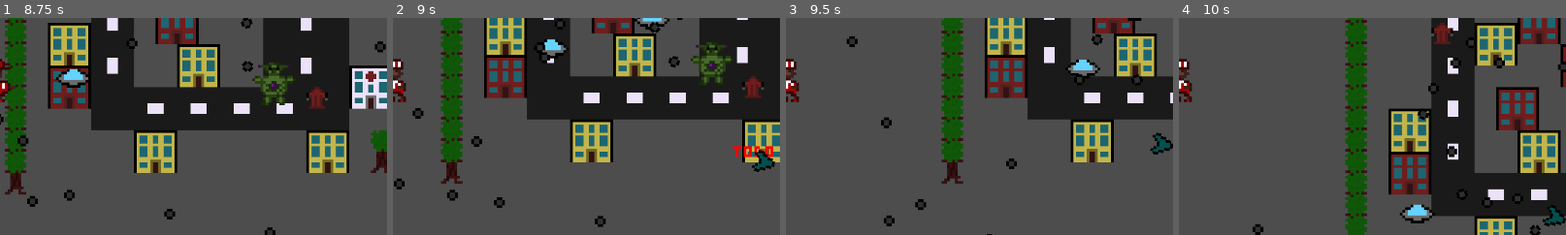
Above: before the commit, frames 1-4 (left to right).
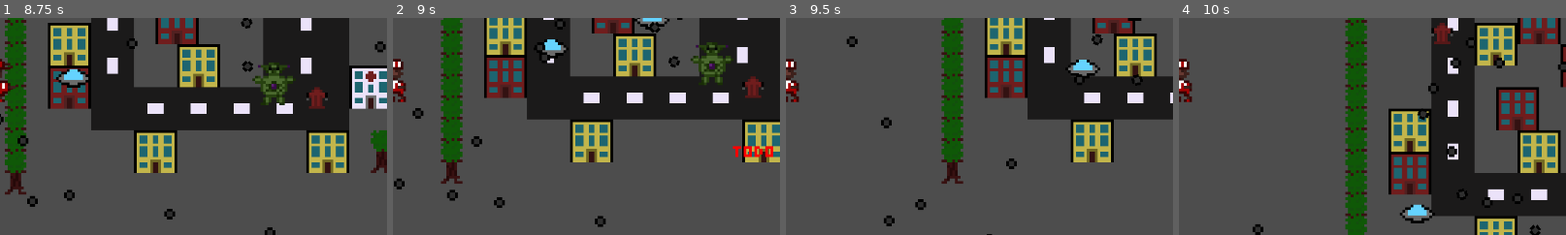
Above: after the commit, the same moments.

Repository: Lila-Kuhlt/Close-Encounters-of-the-Jeff-Kind
Game: Godot game, scene res://scenes/World.tscn
The game is run twice, just before and just after one commit, with the same random seed, the same clock (stepped at 60 frames per second) and the same inputs.
Inputs:
- Up to frame 1 (8.75 s): tap Enter at 0.5 s; hold D (right) 0.53-1.28 s; tap Space at 1.25 s; hold S (down) 1.28-2.03 s; hold D (right) 2.03-2.78 s; hold W (up) 2.78-3.53 s; hold A (left) 3.53-5.03 s; hold S (down) 5.03-5.78 s; hold D (right) 5.78-6.53 s; hold W (up) 6.53-7.28 s; hold D (right) 7.28-8.03 s; hold S (down) from 8.03 s (still down)
- Up to frame 2 (9 s): release S (down) at 8.78 s; hold A (left) from 8.78 s (still down)
- Up to frame 3 (9.5 s): keep holding A (left)
- Up to frame 4 (10 s): release A (left) at 9.53 s; hold W (up) from 9.53 s (still down)
The pictures show only the part of the screen within x 50-100%, y 36-86%; the shares and areas given below are measured in that part.

Frame 1 is identical in both runs. In frame 2, 0.4% of the frame differs, in the area x 92-99%, y 60-71%; in frame 3, 0.3%; in frame 4, 0.3%.
Error after the commit: Parse Error: Mixed use of tabs and spaces for indentation. (res://scenes/UI/Arrow.gd:30)

Commit message:
Fix race condition hopefully

Diff:
--- a/godot/scenes/UI/Arrow.gd
+++ b/godot/scenes/UI/Arrow.gd
@@ -27,6 +27,8 @@
 	return Vector2(rect.end.x, c.y + ctopyx)
 
 func _process(_delta: float) -> void:
+	if is_queued_for_deletion() or destination.is_queued_for_deletion():
+	 	return
 	var rect := get_viewport().get_visible_rect()
 	rect.size -= Vector2(8, 8)
 	var pos := destination.get_canvas_transform() * destination.position
